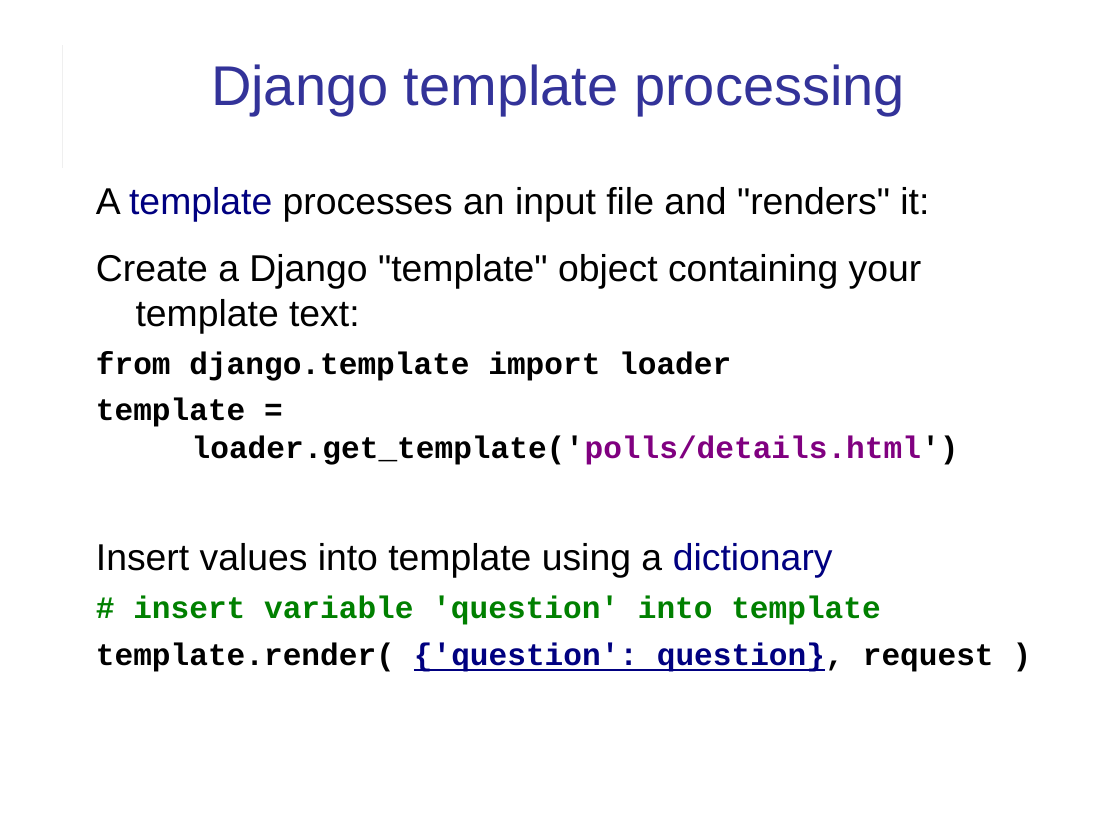
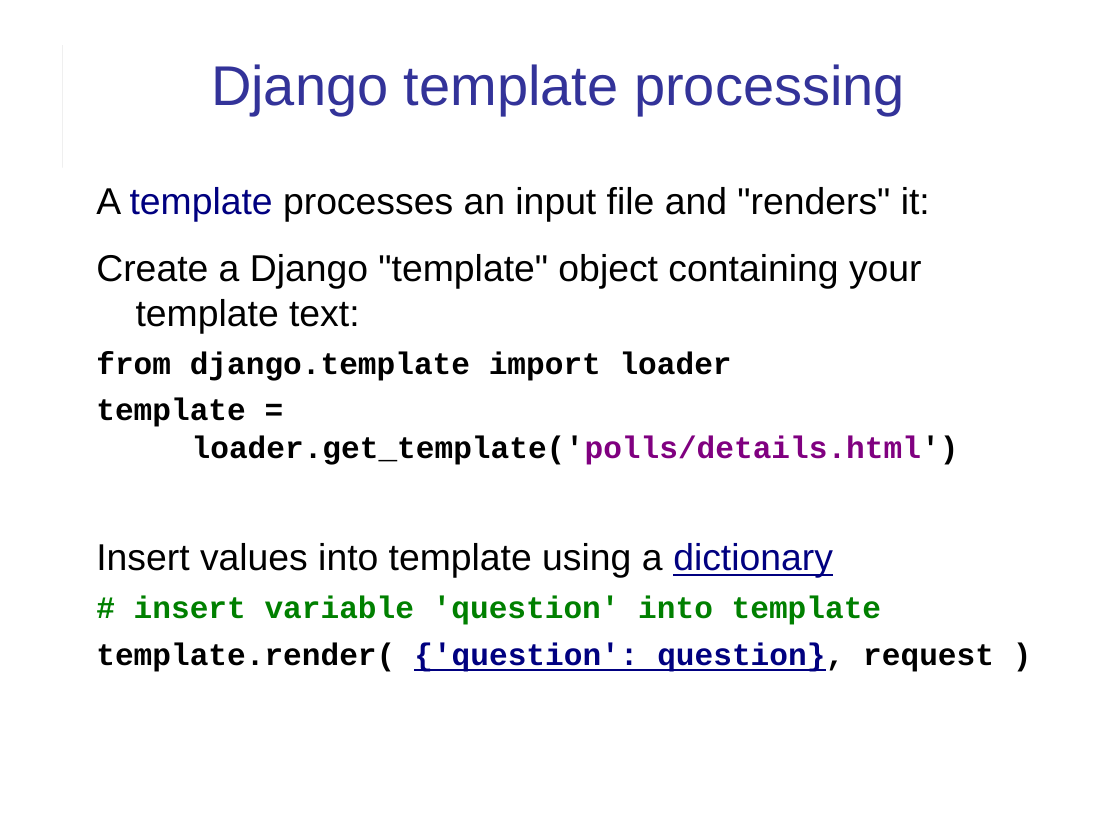
Before and after one commit to cpske/ISP, a slide deck: slide 7 of django/Django-review-1.ppt (slide 6 before the commit). Drawn at 1120x840 pixels with LibreOffice and Linux fonts; fonts in the diff are those of the drawing. Boxes give left, top, right and bottom in pixels: in the first picture for what was removed or moved away, otherwise in the second. Text is boxed around its words. In the diff, an @@ line names an element or a change of style, - is before the commit and + after.

Commit message:
Add slides for django review

```diff
--- a/django/Django-review-1.ppt
+++ b/django/Django-review-1.ppt
@@ text at [96,543,833,578]: underline on in "dictionary" @@
```
Also in this commit, not shown: 15 other slides changed, 1 slide added, 1 other file.
